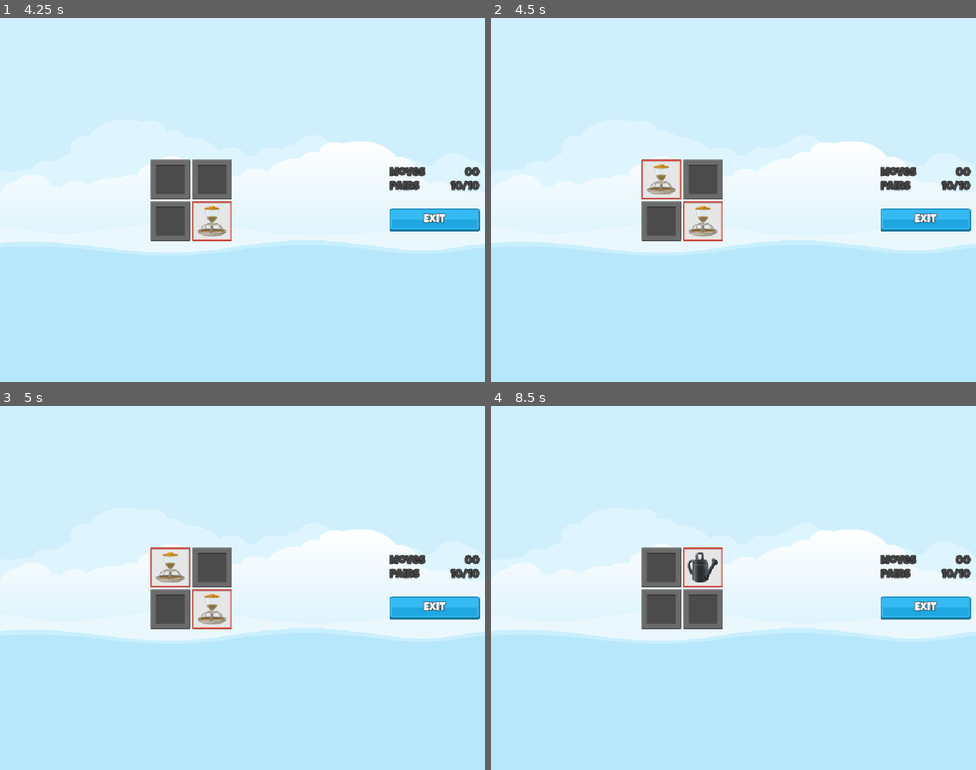
Above: before the commit, frames 1-4 (two rows, left to right).
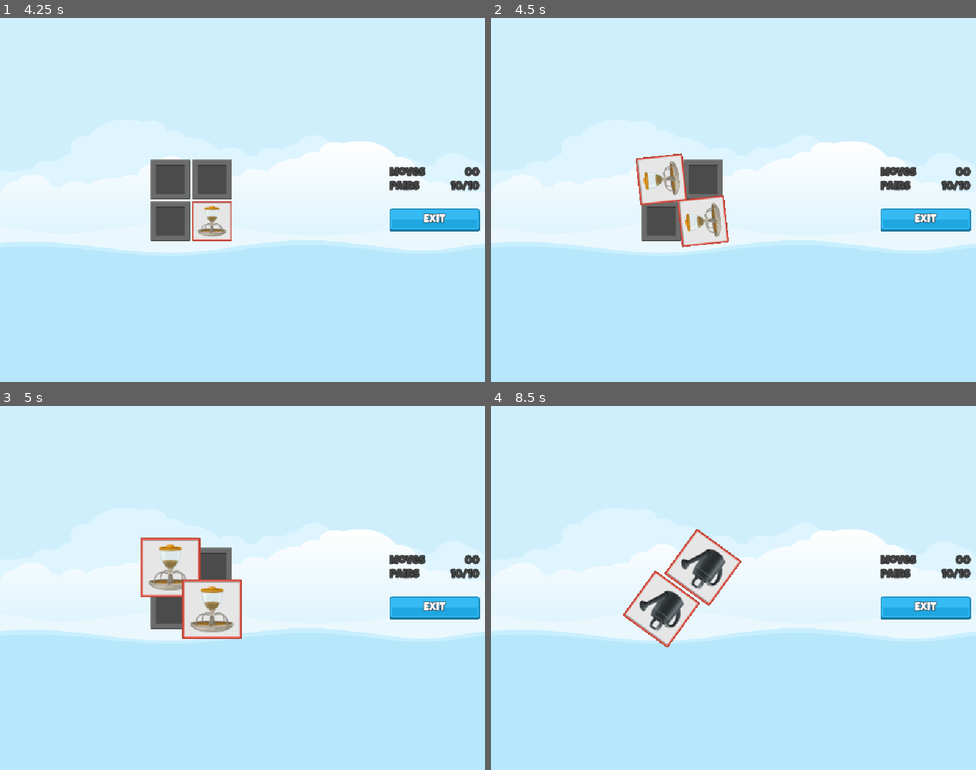
Above: after the commit, the same moments.

Repository: JaseBird/my-2d-game-dev-course
Game: Godot game, scene res://Scenes/Master/Master.tscn
The game is run twice, just before and just after one commit, with the same random seed, the same clock (stepped at 60 frames per second) and the same inputs.
Inputs (mouse positions are in pixels of both pictures, inside the frame that each line leads up to):
- Up to frame 1 (4.25 s): click "2x2" at 0.5 s; click (169, 178) at 1.25 s; click (213, 178) at 2.02 s; click (169, 221) at 2.77 s; click (213, 221) at 3.52 s
- Up to frame 2 (4.5 s): click (660, 178) at 4.25 s
- Up to frame 3 (5 s): no input
- Up to frame 4 (8.5 s): click (704, 566) at 5.02 s; click (660, 609) at 5.77 s; click (704, 609) at 6.52 s; click (660, 566) at 7.27 s; click (704, 566) at 8.02 s

Frame 1 is identical in both runs. In frame 2, 1.7% of the frame differs, in the area x 29-49%, y 37-63%; in frame 3, 2.5%; in frame 4, 3.7%, in the area x 27-52%, y 33-67%.

Commit message:
feat: add tween properties to disabled found pairs

Diff:
--- a/04-memory-madness/Scenes/MemoryTile/MemoryTile.gd
+++ b/04-memory-madness/Scenes/MemoryTile/MemoryTile.gd
@@ -24,7 +24,15 @@
 
 
 func kill_on_success() -> void:
-	scale = Vector2.ZERO
+	z_index = 1
+	var tween: Tween = create_tween()
+	tween.set_parallel(true)
+	tween.tween_property(self, "disabled", true, 0)
+	tween.tween_property(self, "rotation_degrees", 720, 0.5)
+	tween.tween_property(self, "scale", Vector2(1.5,1.5), 0.5)
+	tween.set_parallel(false)
+	tween.tween_interval(0.6)
+	tween.tween_property(self, "scale", Vector2.ZERO, 0)
 
 
 func _on_pressed() -> void:
--- a/04-memory-madness/Scenes/Scorer/Scorer.gd
+++ b/04-memory-madness/Scenes/Scorer/Scorer.gd
@@ -13,11 +13,19 @@
 	SignalHub.on_tile_selected.connect(on_tile_selected)
 
 
+func check_for_pair() -> void:
+	if _selections[0].matches_other_tile(_selections[1]) == true:
+		_selections[0].kill_on_success()
+		_selections[1].kill_on_success()
+		SoundManager.play_sound(sound, SoundManager.SOUND_SUCCESS)
+
+
 func process_pair() -> void:
 	if _selections.size() != 2:
 		return
 	SelectionEnabled = false
 	reveal_timer.start()
+	check_for_pair();
 
 
 func on_tile_selected(tile: MemoryTile) -> void:
